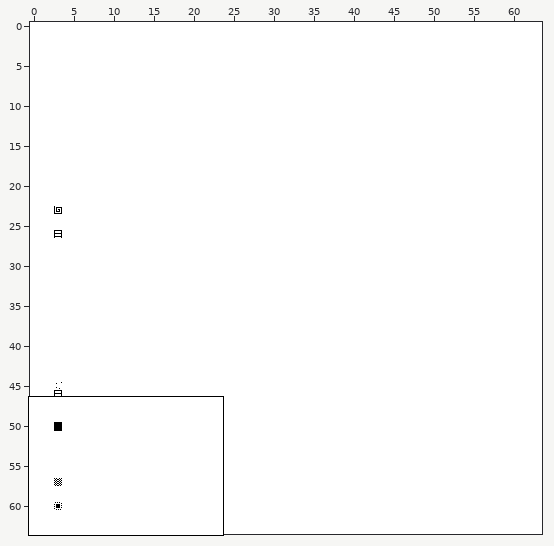
Two versions of a level (Tiled map (JSON), projects/project3Y/assets/maps/act2map.json). The first picture is a wide view before the edit; the outline marks the close-up.
Close-up. The starting point:
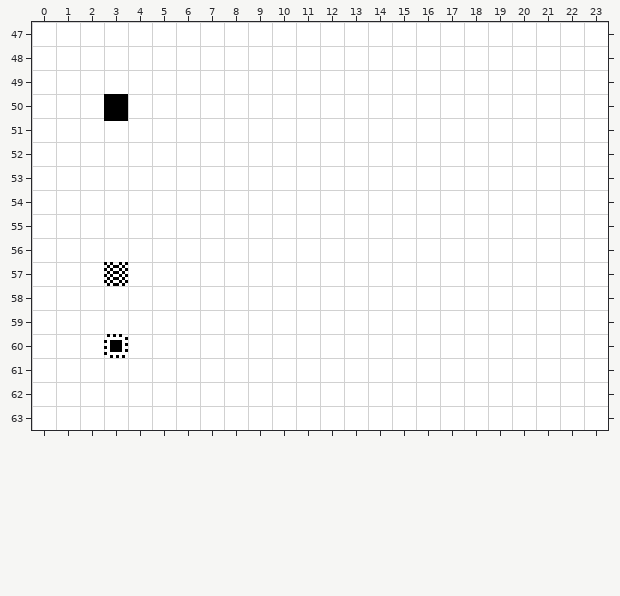
Cells are 16x16 px. Shown: x 0..23, y 47..63. The commit also changed other parts of the map, which this record leaves out.
Once edited:
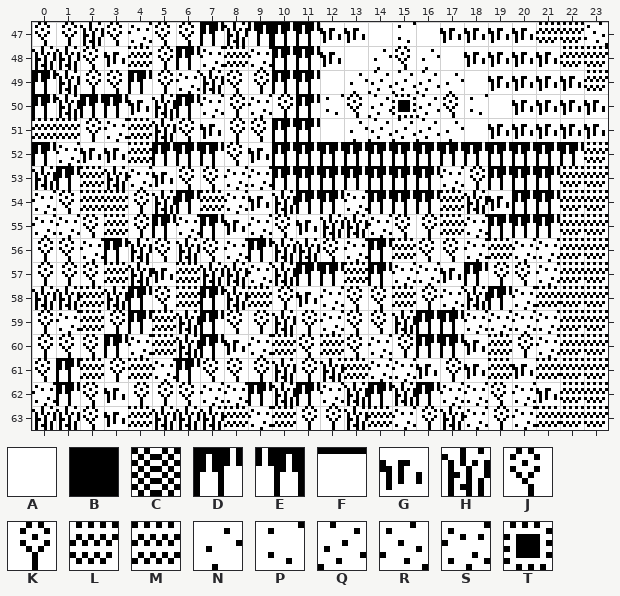
Key: from "map_tileset": A 0, B 1, C 21, D 31, E 32, F 85, G 115, H 117, J 119, K 120, L 125, M 127, N 135, P 136, Q 137, R 138, S 140, T 152.
_ is an empty cell, # one hidden under a higher layer.
Tiles replaced or removed in this view: A, B, C, F, T.
Change:
Changed rows in their new state; . is an unchanged cell.
Layer "background":
first column x 3:
47 ........_GG.P.GGGG..R
48 ........_G.NJN.GGGG..
49 ........_.NQQQN.GGGG.
50 #......._PJQTQJP.GGGG
51 #......._.NQQQN.GGGGG
52 ........_____________
first column x 3:
57 #
60 #
Layer "blocked":
first column x 0:
47 JKHJSJJDHEDD.........LL.
48 HHJGMKDSMSDD..........LL
49 DHKJDKSHJKDD...........L
50 DHDDGHDSKSKD............
51 MMKSMHJGKJDD............
52 DSGGMDDDJGDDDDDDDDDDDDDL
53 HDMHSGJJSSDDDDDDDSKDDDLL
54 SJMMKHDMSGHDDSDDDMHGDDLL
55 SSJMKDSDGSJGHHSJKMSDDDLL
56 KJSDHJHJSDHHJSDMJJSMSSLL
57 KKJMHGMHHSHDDMDSSGDKJSLL
58 HHMHDJMDHMKGSJJMKSHDSMLL
59 KSMKDMHDJKHKSJJHDDSSSSLL
60 KJJDSMHDGSMJMJSKDDGMKSLL
61 JDMKMSDJJKHKHMSSGKGMGMLL
62 SDJGKKJSSDHDSHDHDSSJSGLL
63 HHJGMHHHMSMKKHMSKHSKSMLL
